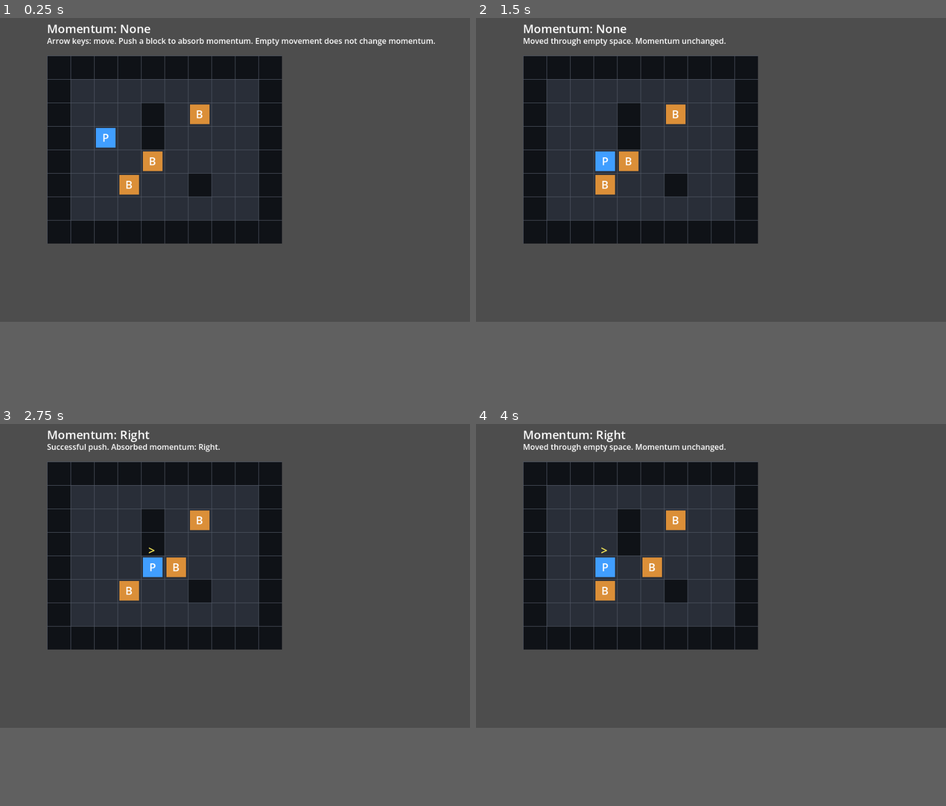
Above: before the commit, frames 1-4 (two rows, left to right).
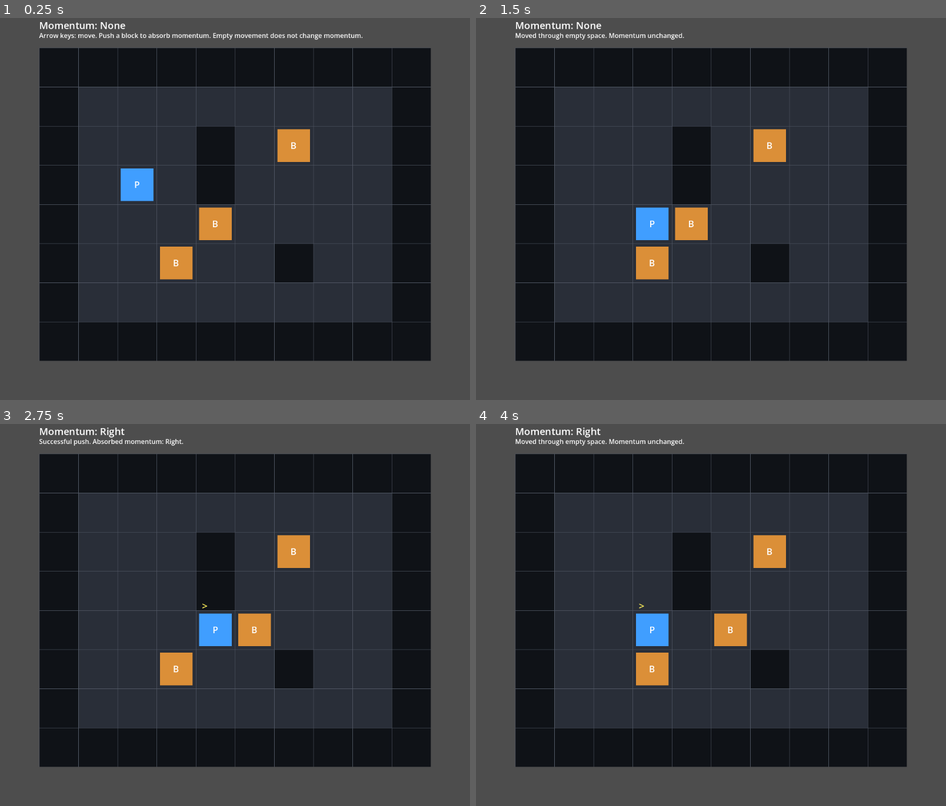
Above: after the commit, the same moments.

Repository: Periodev/DIR_03
Game: Godot game, scene res://scenes/main.tscn
The game is run twice, just before and just after one commit, with the same random seed, the same clock (stepped at 60 frames per second) and the same inputs.
Inputs:
- Up to frame 1 (0.25 s): no input
- Up to frame 2 (1.5 s): tap A at 0.5 s; hold Right (move_right) 0.53-1.28 s; tap Space at 1.25 s; hold Down (move_down) from 1.28 s (still down)
- Up to frame 3 (2.75 s): tap Enter at 2 s; release Down (move_down) at 2.03 s; hold Right (move_right) from 2.03 s (still down)
- Up to frame 4 (4 s): tap Space at 2.75 s; release Right (move_right) at 2.78 s; hold Up (move_up) 2.78-3.53 s; tap Enter at 3.5 s; hold Left (move_left) from 3.53 s (still down)
In our replay, the window is 799x533 before the commit and 799x666 after it. These sizes can differ from the game's own. Grey fills any space a smaller window leaves; there, only what the larger window draws over its background counts as a difference.

The runs differ from the first frame. In frame 1, 54% of the frame differs, in the area x 8-93%, y 1-90%; in frame 2, 54%; in frame 3, 53%; in frame 4, 53%.

Commit message:
Scale main playfield to double size

Diff:
--- a/project.godot
+++ b/project.godot
@@ -16,8 +16,8 @@
 
 [display]
 
-window/size/viewport_width=960
-window/size/viewport_height=640
+window/size/viewport_width=1152
+window/size/viewport_height=960
 
 [input]
 
--- a/scripts/main.gd
+++ b/scripts/main.gd
@@ -1,7 +1,7 @@
 extends Node2D
 
-const CELL_SIZE := 48
-const CELL_GAP := 4
+const CELL_SIZE := 96
+const CELL_GAP := 8
 const BOARD_OFFSET := Vector2(96, 96)
 
 const FLOOR_COLOR := Color(0.16, 0.18, 0.22)
